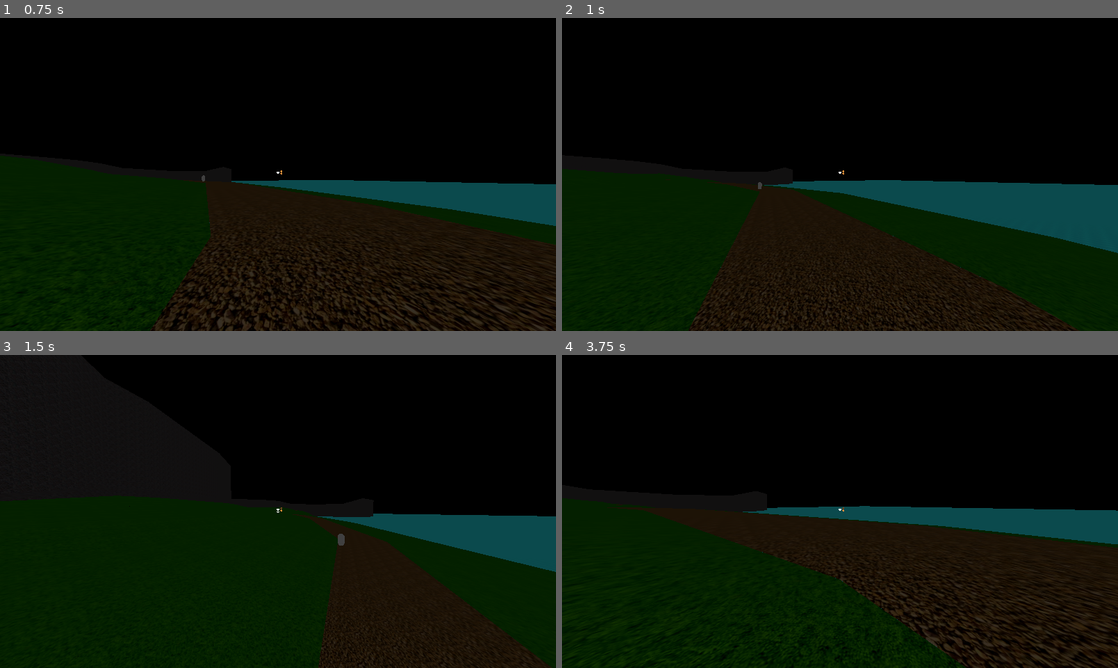
Above: before the commit, frames 1-4 (two rows, left to right).
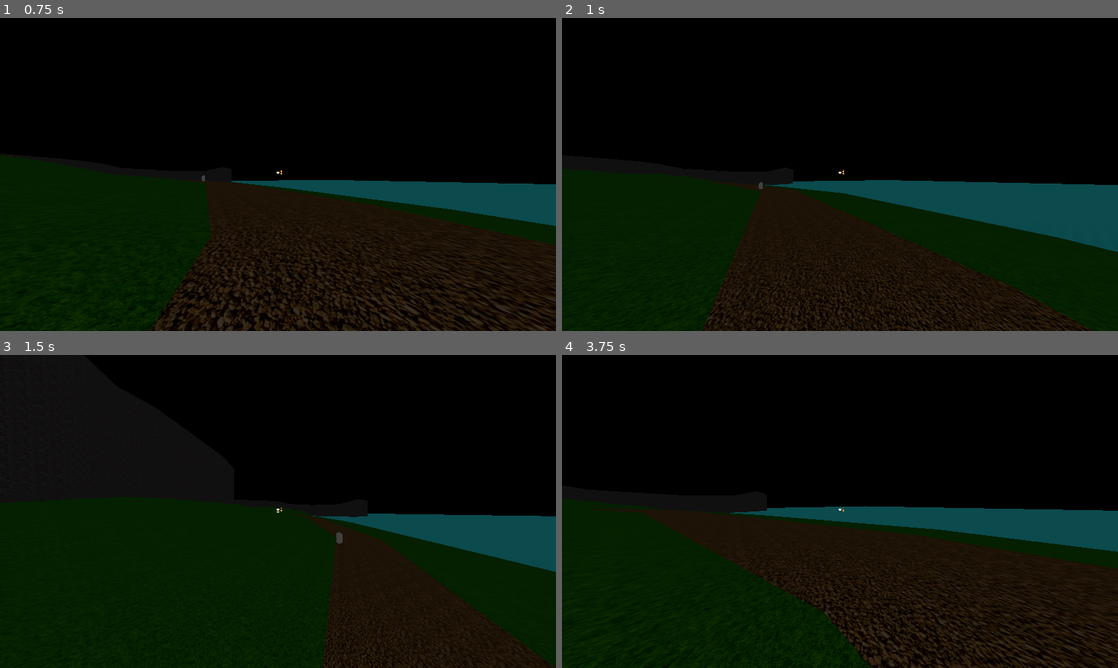
Above: after the commit, the same moments.

Repository: SebastianS-HTL/Magic-Potion-Project
Game: Godot game, scene res://node_3d.tscn
Two runs of this game, one before a commit and one after it. Both use one fixed random seed, a clock stepped at 60 frames per second and the inputs below.
Inputs (mouse positions are in pixels of both pictures, inside the frame that each line leads up to):
- Up to frame 1 (0.75 s): move the mouse to (305, 174) at 0.52 s; hold W (move_forward) from 0.53 s (still down); hold Ctrl (ctrl) from 0.53 s (still down)
- Up to frame 2 (1 s): keep holding W (move_forward); keep holding Ctrl (ctrl); tap Space (jump) at 0.77 s
- Up to frame 3 (1.5 s): keep holding W (move_forward); move the mouse to (250, 511) at 1.27 s; release Ctrl (ctrl) at 1.28 s; tap Shift (shift) at 1.35 s
- Up to frame 4 (3.75 s): keep holding W (move_forward); tap Space (jump) at 1.52, 3.02 s; move the mouse to (851, 505) at 2.02 s; hold Ctrl (ctrl) 2.03-2.78 s; move the mouse to (834, 517) at 2.77 s; tap Shift (shift) at 2.85 s; move the mouse to (878, 514) at 3.52 s; hold Ctrl (ctrl) from 3.53 s (still down)

Frame 1 is identical in both runs. In frame 2, 2.1% of the frame differs, in the area x 22-100%, y 52-100%; in frame 3, 0.4%; in frame 4, 7.7%, in the area x 1-100%, y 47-100%.

Commit message:
add smooth dash and fix groundpound bug
screenshape scripts messed with the slide animation

Diff:
--- a/camera_3d.gd
+++ b/camera_3d.gd
@@ -3,10 +3,24 @@
 var shaking = false
 var timer = 0
 var intens = 0
+var extrafov = 0
 
 func _process(delta: float) -> void:
-	set_fov(get_parent().get_parent().get_parent().get_child(2).get_child(2).get_child(4).get_value())
+	set_fov(get_parent().get_parent().get_parent().get_child(2).get_child(2).get_child(4).get_value()+extrafov)
 
+	#dash
+	if get_parent().get_parent().is_dashing:
+		if extrafov <= 5:
+			extrafov += 0.5
+		else:
+			extrafov = 5
+	else:
+		if extrafov >= 5:
+			extrafov -= 0.5
+		else:
+			extrafov = 0
+
+	#screenshake
 	if shaking:
 		if timer > 0:
 			print(timer)
@@ -18,13 +32,13 @@
 
 			set_h_offset(my_random_number1)
 			set_v_offset(my_random_number2)
+		else:
+			set_h_offset(0)
+			set_v_offset(0)
 	else:
 		shaking = false
-		set_h_offset(0)
-		set_v_offset(0)
 
 func do_screen_shake(time,intensitivity):
-	print("eeeeee-received")
 	shaking = true
 	timer = time
 	intens = intensitivity
--- a/pausemenu.tscn
+++ b/pausemenu.tscn
@@ -74,8 +74,8 @@
 z_index = 1
 layout_mode = 2
 size_flags_stretch_ratio = 0.0
-min_value = 11.0
-max_value = 169.0
+min_value = 6.0
+max_value = 174.0
 value = 100.0
 
 [node name="FOV2" type="Label" parent="VBoxContainer"]
